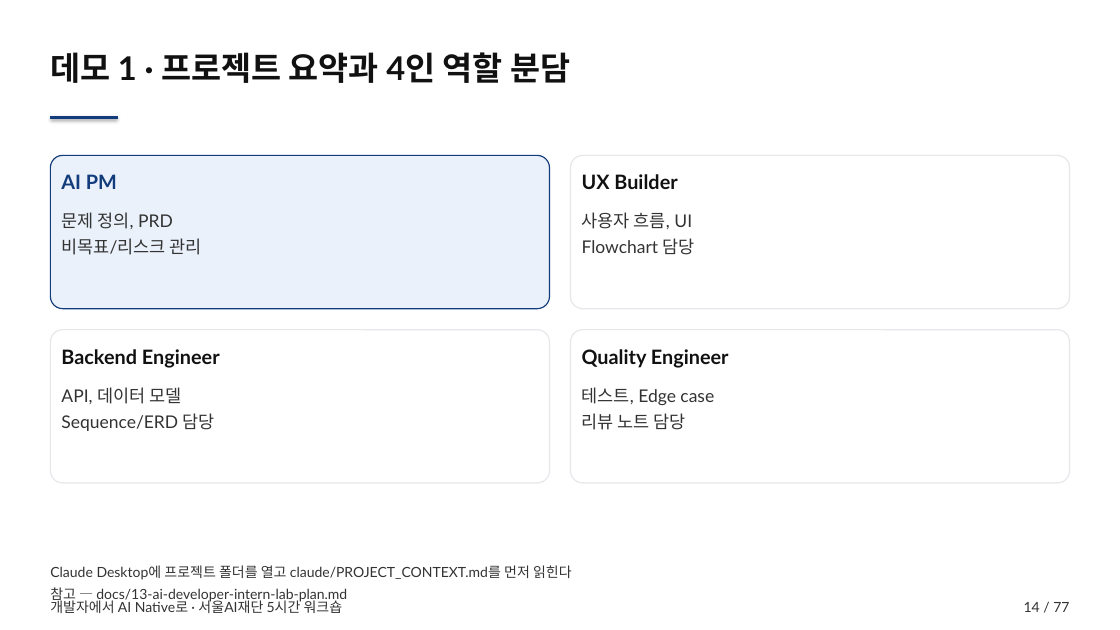
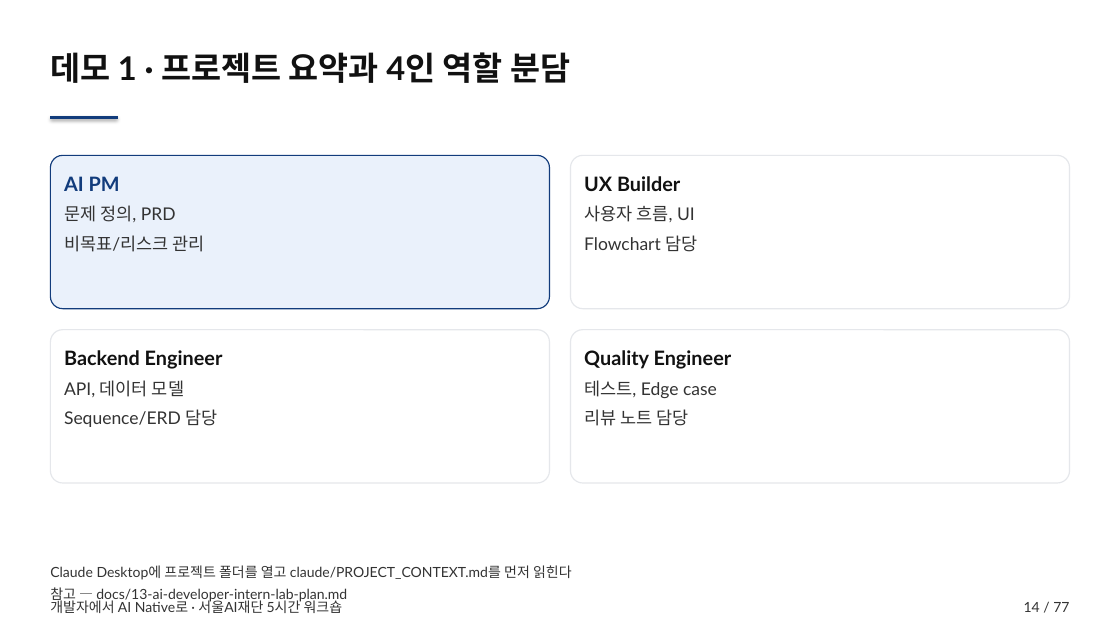
Before and after one commit to smilesjcha/seoul-ai-foundation, a slide deck: slide 14 of output/seoul-ai-foundation-workshop.pptx. Drawn at 1120x630 pixels with LibreOffice and Linux fonts; fonts in the diff are those of the drawing. Boxes give left, top, right and bottom in pixels: in the first picture for what was removed or moved away, otherwise in the second. Text is boxed around its words. In the diff, an @@ line names an element or a change of style, - is before the commit and + after.

```diff
--- a/output/seoul-ai-foundation-workshop.pptx
+++ b/output/seoul-ai-foundation-workshop.pptx
@@ rounded rectangle "AI PM": place and size @@
-rounded rectangle "AI PM" at box(61, 212, 202, 255)
+rounded rectangle "AI PM" at box(50, 155, 549, 308)
@@ rounded rectangle "AI PM" at box(50, 155, 549, 308): fill none to #EAF1FB; outline none to #123C7C 1 pt @@
@@ rounded rectangle removed at box(50, 155, 549, 308) @@
@@ text removed at box(61, 174, 117, 189) @@
-AI PM
@@ text in rounded rectangle at box(64, 176, 120, 191): paragraph added @@
+AI PM
@@ fill none to #FFFFFF; outline none to #E5E7EB 1 pt in 3 elements at box(571, 329, 1070, 482), box(50, 329, 549, 482), box(571, 155, 1070, 308) @@
@@ rounded rectangle "UX Builder": place and size @@
-rounded rectangle "UX Builder" at box(582, 212, 695, 255)
+rounded rectangle "UX Builder" at box(571, 155, 1070, 308)
@@ rounded rectangle removed at box(571, 155, 1070, 308) @@
@@ text removed at box(582, 174, 677, 189) @@
-UX Builder
@@ text in rounded rectangle at box(584, 176, 680, 191): paragraph added @@
+UX Builder
@@ text in rounded rectangle at box(64, 205, 204, 252): line spacing 1.25 to 1.18; more space between paragraphs @@
@@ text in rounded rectangle at box(584, 205, 697, 252): line spacing 1.25 to 1.18; more space between paragraphs @@
@@ rounded rectangle "Backend Engineer": place and size @@
-rounded rectangle "Backend Engineer" at box(61, 387, 215, 431)
+rounded rectangle "Backend Engineer" at box(50, 329, 549, 482)
@@ rounded rectangle removed at box(50, 329, 549, 482) @@
@@ rounded rectangle "Quality Engineer": place and size @@
-rounded rectangle "Quality Engineer" at box(582, 387, 714, 430)
+rounded rectangle "Quality Engineer" at box(571, 329, 1070, 482)
@@ rounded rectangle removed at box(571, 329, 1070, 482) @@
@@ text removed at box(61, 349, 220, 368) @@
-Backend Engineer
@@ text in rounded rectangle at box(64, 350, 223, 369): paragraph added @@
+Backend Engineer
@@ text removed at box(582, 349, 729, 368) @@
-Quality Engineer
@@ text in rounded rectangle at box(584, 350, 732, 369): paragraph added @@
+Quality Engineer
@@ text in rounded rectangle at box(64, 380, 218, 427): line spacing 1.25 to 1.18; more space between paragraphs @@
@@ text in rounded rectangle at box(584, 380, 717, 426): line spacing 1.25 to 1.18; more space between paragraphs @@
```
Also in this commit, not shown: 11 other slides changed, 2 other files.
